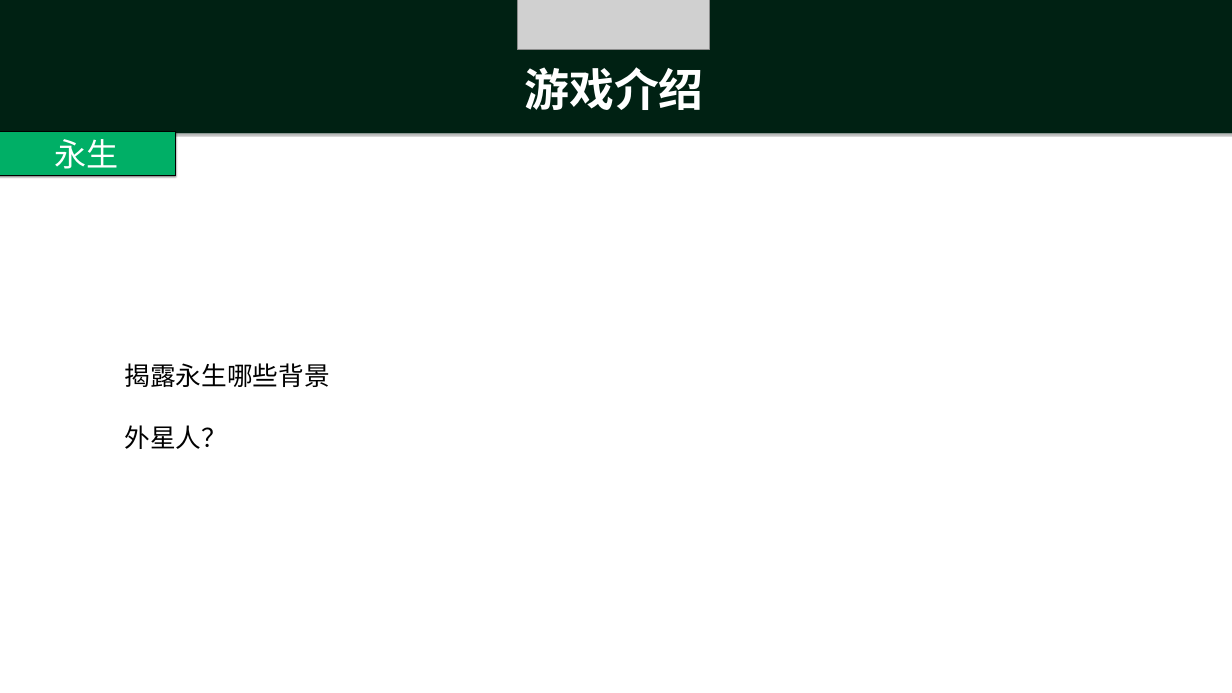
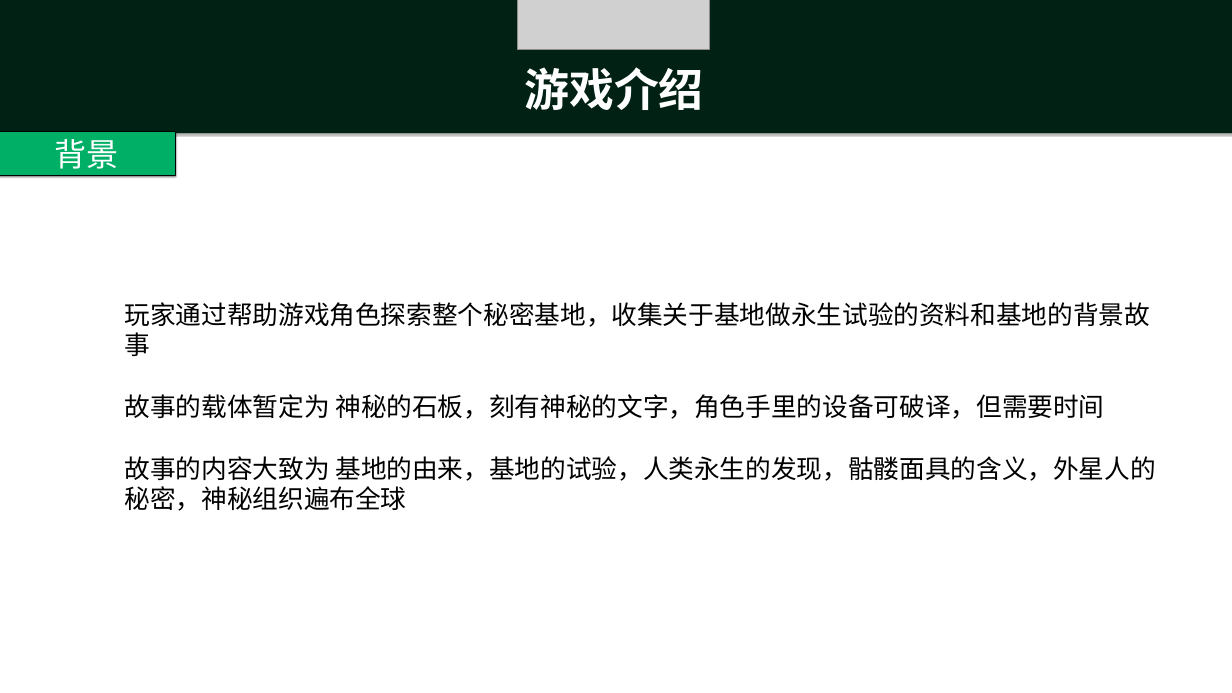
Before and after one commit to ThreePeopleGame/Death, a slide deck: slide 7 of 游戏内容/文字游戏新故事.pptx. Drawn at 1232x693 pixels with LibreOffice and Linux fonts; fonts in the diff are those of the drawing; grey boxes stand for pictures. Boxes give left, top, right and bottom in pixels: in the first picture for what was removed or moved away, otherwise in the second. Text is boxed around its words. In the diff, an @@ line names an element or a change of style, - is before the commit and + after.

Commit message:
设计理论
新游戏

```diff
--- a/游戏内容/文字游戏新故事.pptx
+++ b/游戏内容/文字游戏新故事.pptx
@@ text in rectangle at [54, 139, 118, 169]: text changed @@
-永生
+背景
@@ text at [125, 302, 1156, 511]: text changed @@
-揭露永生哪些背景
-外星人？
+玩家通过帮助游戏角色探索整个秘密基地，收集关于基地做永生试验的资料和基地的背景故事
+故事的载体暂定为 神秘的石板，刻有神秘的文字，角色手里的设备可破译，但需要时间
+故事的内容大致为 基地的由来，基地的试验，人类永生的发现，骷髅面具的含义，外星人的秘密，神秘组织遍布全球
```
Also in this commit, not shown: 3 slides added, 1 other file.
